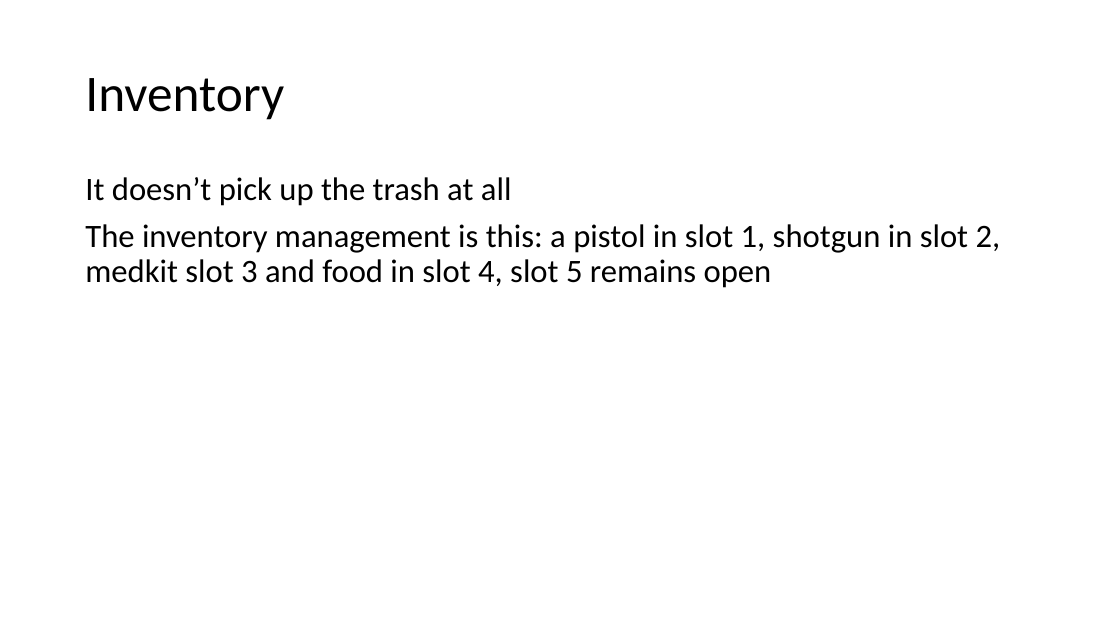
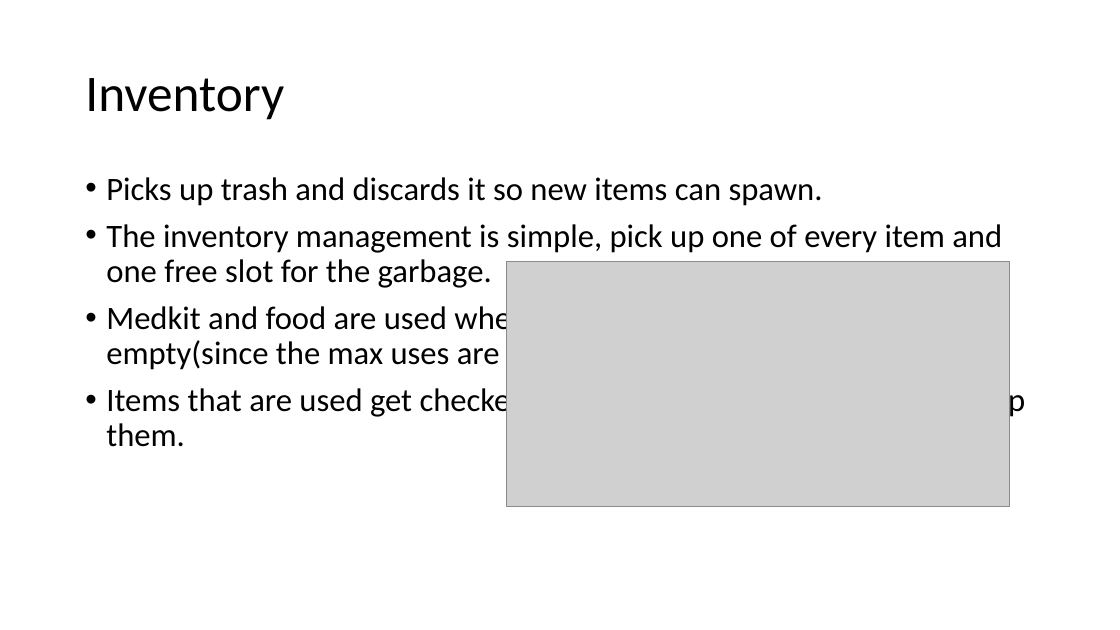
Before and after one commit to DAE-GD-2025-2026/gameai-zombie-deliewout, a slide deck: slide 4 of GPP_ZombieAI_DelieWout_2DAE19.pptx. Drawn at 1120x630 pixels with LibreOffice and Linux fonts; fonts in the diff are those of the drawing; grey boxes stand for pictures. Boxes give left, top, right and bottom in pixels: in the first picture for what was removed or moved away, otherwise in the second. Text is boxed around its words. In the diff, an @@ line names an element or a change of style, - is before the commit and + after.

```diff
--- a/GPP_ZombieAI_DelieWout_2DAE19.pptx
+++ b/GPP_ZombieAI_DelieWout_2DAE19.pptx
@@ text at box(106, 177, 1025, 447): text changed @@
-It doesn’t pick up the trash at all
-The inventory management is this: a pistol in slot 1, shotgun in slot 2, medkit slot 3 and food in slot 4, slot 5 remains open
+• Picks up trash and discards it so new items can spawn.
+• The inventory management is simple, pick up one of every item and one free slot for the garbage.
+• Medkit and food are used when their respective bars are half empty(since the max uses are 5 points).
+• Items that are used get checked if they have any more uses, else drop them.
@@ picture added at box(507, 262, 1009, 507) @@
```
Also in this commit, not shown: 3 other slides changed.
